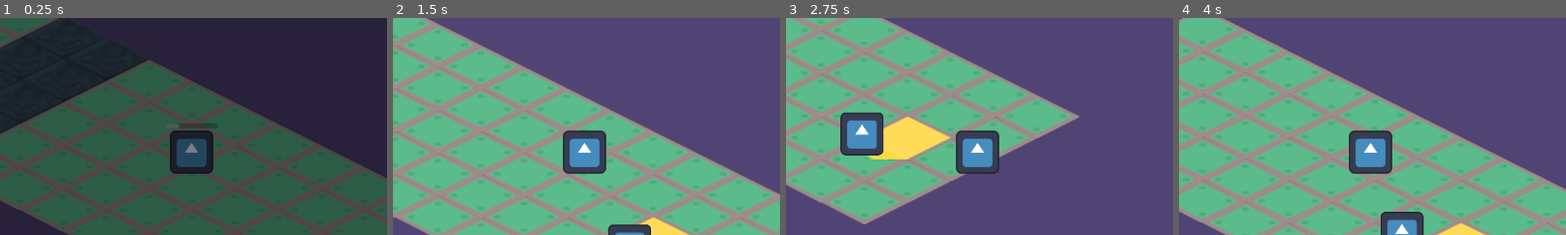
Above: before the commit, frames 1-4 (left to right).
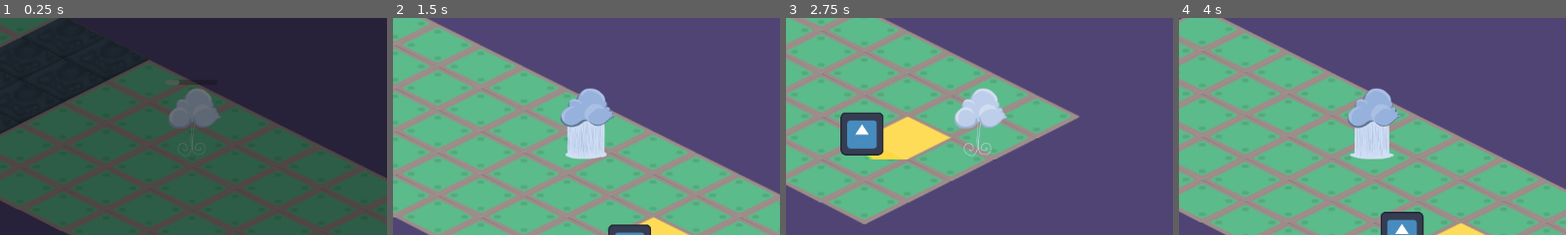
Above: after the commit, the same moments.

Repository: ManuelOteroFernandez/corujam2
Game: Godot game, scene res://LvlOne.tscn
Two runs of this game, one before a commit and one after it. Both use one fixed random seed, a clock stepped at 60 frames per second and the inputs below. This scene is started directly instead of the project's main scene. The engine's default icon, where the game draws it, is replaced by a stand-in: a white triangle on a blue panel in a dark square.
Inputs:
- Up to frame 1 (0.25 s): no input
- Up to frame 2 (1.5 s): tap Enter (ui_accept) at 0.5, 0.77 s; hold D (move_right) 0.53-1.28 s; hold Left (power_01) 0.53-1.28 s; tap Up (power_02) at 0.8, 1.35 s; hold S (move_down) from 1.28 s (still down)
- Up to frame 3 (2.75 s): tap Enter (ui_accept) at 1.52 s; tap Down (power_03) at 1.55 s; release S (move_down) at 2.03 s; hold D (move_right) from 2.03 s (still down); hold Down (power_03) from 2.03 s (still down); tap Right (power_04) at 2.3 s
- Up to frame 4 (4 s): release D (move_right) at 2.78 s; release Down (power_03) at 2.78 s; hold W (move_up) 2.78-3.53 s; tap Right (power_04) at 2.85 s; tap Enter (ui_accept) at 3.02, 3.77 s; tap Left (power_01) at 3.05 s; hold A (move_left) from 3.53 s (still down); hold Up (power_02) from 3.53 s (still down); tap E (interact) at 3.6 s
The pictures show only the part of the screen within x 25-75%, y 19-69%; the shares and areas given below are measured in that part.

The runs differ from the first frame. In frame 1, 3.9% of the frame differs, in the area x 42-57%, y 28-72%; in frame 2, 4.1%, in the area x 43-58%, y 32-72%; in frame 3, 4.0%; in frame 4, 4.1%.

Commit message:
Nube graficos

Diff:
--- a/player/nube.gd
+++ b/player/nube.gd
@@ -2,6 +2,8 @@
 
 signal change_power_signal(power:Powers)
 signal active_power_signal(power:Powers)
+@onready var icon_2: AnimatedSprite2D = $Icon2
+@onready var icon: AnimatedSprite2D = $Icon
 
 enum Powers {
 	TORMENTA = 0,
@@ -22,6 +24,10 @@
 @onready var timer: Timer = $Timer
 
 var current_power = Powers.SECO
+
+
+func _ready() -> void:
+	change_power(Powers.SECO)
 
 func _input(event: InputEvent) -> void:
 	if event.is_action_pressed("power_01"):
@@ -55,9 +61,27 @@
 
 	move_and_slide()
 
+func update_anim(anim:String):
+	icon.play(anim)
+	icon_2.play(anim)
+
 func change_power(power:Powers):
 	timer.stop()
 	current_power = power
+
+	if power == Powers.TORMENTA:
+		update_anim("tormenta")
+
+	elif power == Powers.INUNDADO:
+		update_anim("lluvia")
+
+	elif power == Powers.FRIO:
+		update_anim("frio")
+
+	elif power == Powers.SECO:
+		update_anim("viento")
+
+
 	change_power_signal.emit(current_power)
 
 func get_radius():
--- a/player/nube.tscn
+++ b/player/nube.tscn
@@ -1,8 +1,117 @@
 [gd_scene format=3 uid="uid://c1ovovfk1kbhq"]
 
 [ext_resource type="Script" uid="uid://d1dyraxr4ku3q" path="res://player/nube.gd" id="1_wkjyh"]
-[ext_resource type="Texture2D" uid="uid://3icx4awde8gy" path="res://icon.svg" id="1_x8dao"]
+[ext_resource type="Texture2D" uid="uid://bwuyg2iumpmkd" path="res://Assets/Nube-frio1.png" id="2_eaxyr"]
+[ext_resource type="Texture2D" uid="uid://b2wnrws7uw1ce" path="res://Assets/Nube-frio2.png" id="3_2mmh2"]
 [ext_resource type="Script" uid="uid://cscywnxygysap" path="res://player/progress_bar.gd" id="3_035ai"]
+[ext_resource type="Texture2D" uid="uid://dulfy5moxhy2e" path="res://Assets/Nube-lluvia1.png" id="4_fnidh"]
+[ext_resource type="Texture2D" uid="uid://i6k764k00wqp" path="res://Assets/Nube-lluvia2.png" id="5_popwf"]
+[ext_resource type="Texture2D" uid="uid://jjaeeeqnvl3o" path="res://Assets/Nube-Tormenta1.png" id="6_wfsp5"]
+[ext_resource type="Texture2D" uid="uid://fmuc5mm7omgu" path="res://Assets/Nube-Tormenta2.png" id="7_m0nke"]
+[ext_resource type="Texture2D" uid="uid://bj16na2u5dl66" path="res://Assets/Nube-viento1.png" id="8_bxiw0"]
+[ext_resource type="Texture2D" uid="uid://hsw2hk8e2gje" path="res://Assets/Nube-viento2.png" id="9_mvssd"]
+[ext_resource type="Texture2D" uid="uid://clfobre107vsc" path="res://Assets/Frio1.png" id="10_cp7lo"]
+[ext_resource type="Texture2D" uid="uid://cqlq5tytm3c2r" path="res://Assets/Frio2.png" id="11_d4l71"]
+[ext_resource type="Texture2D" uid="uid://clbwgd2vtm30u" path="res://Assets/Lluvia1.png" id="12_hdwe3"]
+[ext_resource type="Texture2D" uid="uid://cyh6oau3cc5hg" path="res://Assets/Lluvia2.png" id="13_5818v"]
+[ext_resource type="Texture2D" uid="uid://6pfx83m4kgee" path="res://Assets/Rayos1.png" id="14_umbkx"]
+[ext_resource type="Texture2D" uid="uid://bc07eew8hqo3b" path="res://Assets/Rayos2.png" id="15_wy7b3"]
+[ext_resource type="Texture2D" uid="uid://c6ibxowbcm7v0" path="res://Assets/Viento1.png" id="16_2uspf"]
+[ext_resource type="Texture2D" uid="uid://d0t1e5asasc43" path="res://Assets/Viento2.png" id="17_vqcji"]
+
+[sub_resource type="SpriteFrames" id="SpriteFrames_b58r7"]
+animations = [{
+"frames": [{
+"duration": 1.0,
+"texture": ExtResource("10_cp7lo")
+}, {
+"duration": 1.0,
+"texture": ExtResource("11_d4l71")
+}],
+"loop": true,
+"name": &"frio",
+"speed": 3.0
+}, {
+"frames": [{
+"duration": 1.0,
+"texture": ExtResource("12_hdwe3")
+}, {
+"duration": 1.0,
+"texture": ExtResource("13_5818v")
+}],
+"loop": true,
+"name": &"lluvia",
+"speed": 3.0
+}, {
+"frames": [{
+"duration": 1.0,
+"texture": ExtResource("14_umbkx")
+}, {
+"duration": 1.0,
+"texture": ExtResource("15_wy7b3")
+}],
+"loop": true,
+"name": &"tormenta",
+"speed": 3.0
+}, {
+"frames": [{
+"duration": 1.0,
+"texture": ExtResource("16_2uspf")
+}, {
+"duration": 1.0,
+"texture": ExtResource("17_vqcji")
+}],
+"loop": true,
+"name": &"viento",
+"speed": 3.0
+}]
+
+[sub_resource type="SpriteFrames" id="SpriteFrames_4hkk5"]
+animations = [{
+"frames": [{
+"duration": 1.0,
+"texture": ExtResource("2_eaxyr")
+}, {
+"duration": 1.0,
+"texture": ExtResource("3_2mmh2")
+}],
+"loop": true,
+"name": &"frio",
+"speed": 3.0
+}, {
+"frames": [{
+"duration": 1.0,
+"texture": ExtResource("4_fnidh")
+}, {
+"duration": 1.0,
+"texture": ExtResource("5_popwf")
+}],
+"loop": true,
+"name": &"lluvia",
+"speed": 3.0
+}, {
+"frames": [{
+"duration": 1.0,
+"texture": ExtResource("6_wfsp5")
+}, {
+"duration": 1.0,
+"texture": ExtResource("7_m0nke")
+}],
+"loop": true,
+"name": &"tormenta",
+"speed": 3.0
+}, {
+"frames": [{
+"duration": 1.0,
+"texture": ExtResource("8_bxiw0")
+}, {
+"duration": 1.0,
+"texture": ExtResource("9_mvssd")
+}],
+"loop": true,
+"name": &"viento",
+"speed": 3.0
+}]
 
 [sub_resource type="CircleShape2D" id="CircleShape2D_wkjyh"]
 radius = 20.0
@@ -11,18 +120,28 @@
 motion_mode = 1
 script = ExtResource("1_wkjyh")
 
-[node name="Icon" type="Sprite2D" parent="." unique_id=378098902]
+[node name="Icon2" type="AnimatedSprite2D" parent="." unique_id=383517509]
+position = Vector2(2, -20)
 scale = Vector2(0.5, 0.5)
-texture = ExtResource("1_x8dao")
+sprite_frames = SubResource("SpriteFrames_b58r7")
+animation = &"viento"
+frame_progress = 0.6834813
+
+[node name="Icon" type="AnimatedSprite2D" parent="." unique_id=340257692]
+position = Vector2(2, -65)
+scale = Vector2(0.5, 0.5)
+sprite_frames = SubResource("SpriteFrames_4hkk5")
+animation = &"viento"
+frame_progress = 0.7434924
 
 [node name="CollisionShape2D" type="CollisionShape2D" parent="." unique_id=1952391549]
 shape = SubResource("CircleShape2D_wkjyh")
 
 [node name="ProgressBar" type="ProgressBar" parent="." unique_id=1699817396]
 offset_left = -39.0
-offset_top = -43.0
+offset_top = -108.0
 offset_right = 39.0
-offset_bottom = -35.0
+offset_bottom = -100.0
 max_value = 1.0
 show_percentage = false
 script = ExtResource("3_035ai")
